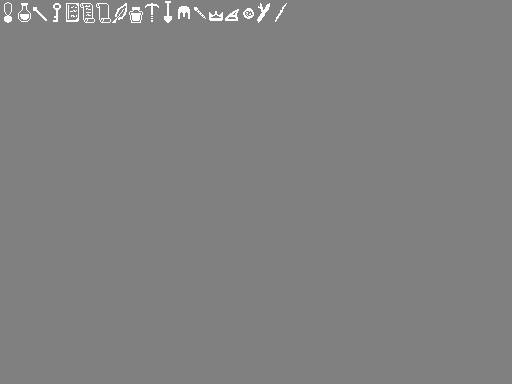
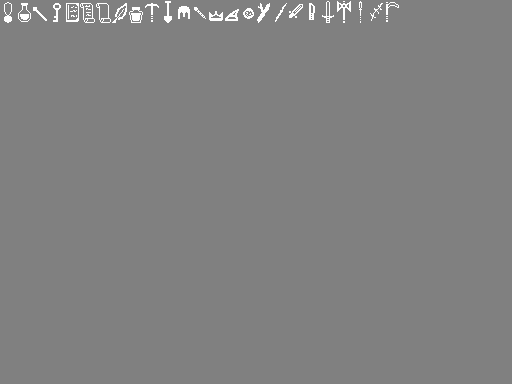
The second 512 × 384 image is a revision of the first. Changes to its layers:
painted on "Background" over [289, 1, 399, 23]
